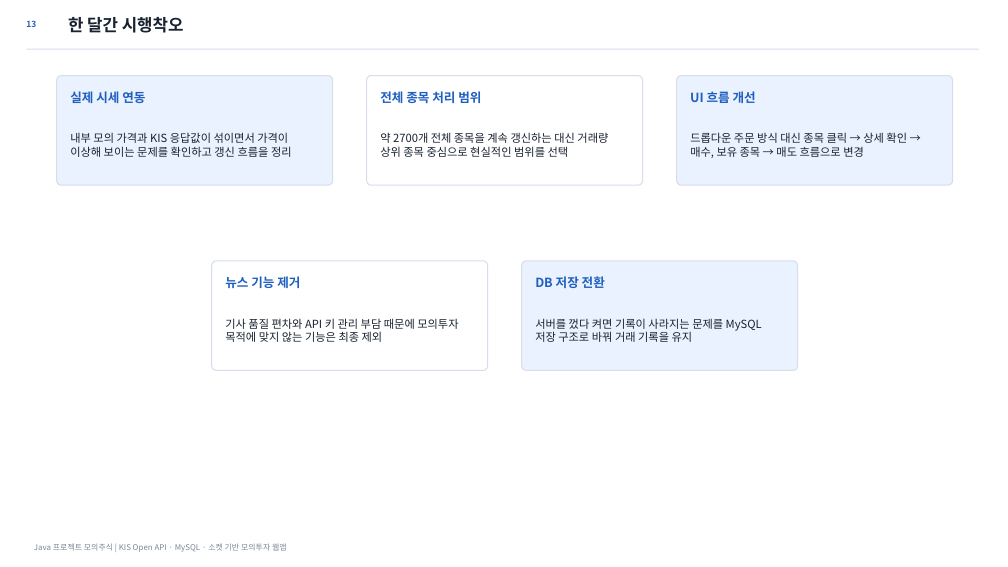
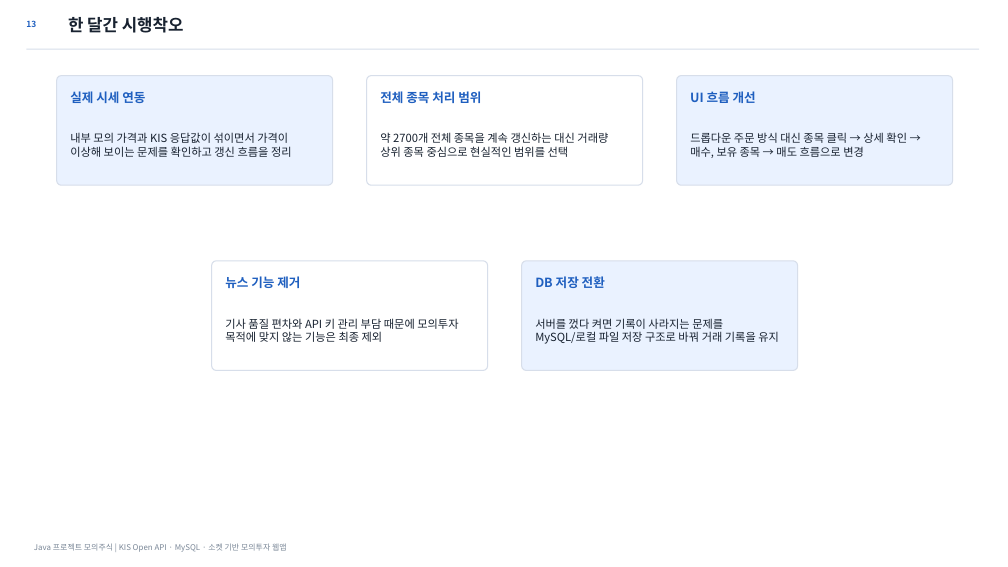
Before and after one commit to osangmin51-spec/javaproject, a slide deck: slide 13 of deliverables/Java_모의주식투자_발표자료_최종정합본.pptx. Drawn at 1008x567 pixels with LibreOffice and Linux fonts; fonts in the diff are those of the drawing. Boxes give left, top, right and bottom in pixels: in the first picture for what was removed or moved away, otherwise in the second. Text is boxed around its words. In the diff, an @@ line names an element or a change of style, - is before the commit and + after.

```diff
--- a/deliverables/Java_모의주식투자_발표자료_최종정합본.pptx
+++ b/deliverables/Java_모의주식투자_발표자료_최종정합본.pptx
@@ text at (x1=535, y1=318, x2=779, y2=344): text changed @@
-서버를 껐다 켜면 기록이 사라지는 문제를 MySQL 저장 구조로 바꿔 거래 기록을 유지
+서버를 껐다 켜면 기록이 사라지는 문제를 MySQL/로컬 파일 저장 구조로 바꿔 거래 기록을 유지
```
Also in this commit, not shown: 6 other slides changed, 6 other files.
